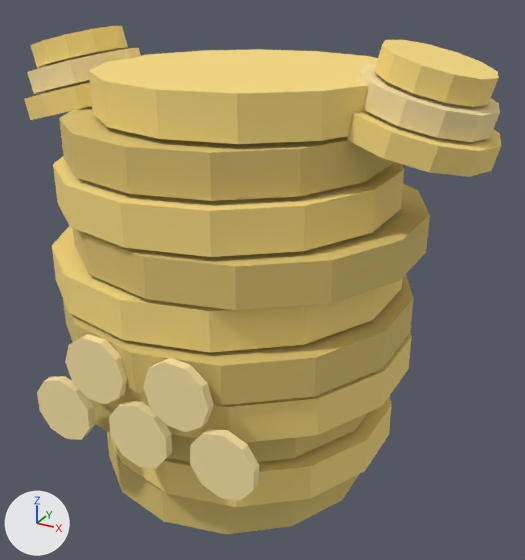
The glTF model assets/enemies/coin_golem.glb as it was, and as the next commit left it.
Rendered twice from a 50 mm camera at (0.661, -1.107, 0.558) aimed at (0.049, 0.006, 0.002). The axes (+X, +Y, +Z) are drawn at lower left. The lights are the same throughout. The older version comes first. Vertices at exactly the same position are counted once.

The scene before the commit, as lines of its bpy script (objects in view):
```python
me_pauldronl = bpy.data.meshes.new('PauldronL')
me_pauldronl.from_pydata(...)  # 72 vertices, 132 faces; spans x -0.136..0.126, y -0.13..0.13, z -0.032..0.148
# faces by material slot: [88, 44]
me_pauldronl.materials.append(mat_gold)  # yellow #f9dd81
me_pauldronl.materials.append(mat_gold_light)  # beige #fae4a5
me_pauldronr = bpy.data.meshes.new('PauldronR')
me_pauldronr.from_pydata(...)  # 72 vertices, 132 faces; spans x -0.126..0.136, y -0.13..0.13, z -0.032..0.148
# faces by material slot: [88, 44]
me_pauldronr.materials.append(mat_gold)  # yellow #f9dd81
me_pauldronr.materials.append(mat_gold_light)  # beige #fae4a5
me_torso = bpy.data.meshes.new('Torso')
me_torso.from_pydata(...)  # 380 vertices, 700 faces; spans x -0.343..0.337, y -0.345..0.335, z -0.38..0.392
# faces by material slot: [260, 260, 180]
me_torso.materials.append(mat_gold_dark)  # yellow #dcc271
me_torso.materials.append(mat_gold)  # yellow #f9dd81
me_torso.materials.append(mat_gold_light)  # beige #fae4a5
ob_pauldronl = bpy.data.objects.new('PauldronL', me_pauldronl)
ob_pauldronl.location = (-0.32, 0.0, 0.3)
ob_pauldronr = bpy.data.objects.new('PauldronR', me_pauldronr)
ob_pauldronr.location = (0.32, 0.0, 0.3)
ob_torso = bpy.data.objects.new('Torso', me_torso)
ob_torso.location = (0.0, 0.0, 0.0)
```
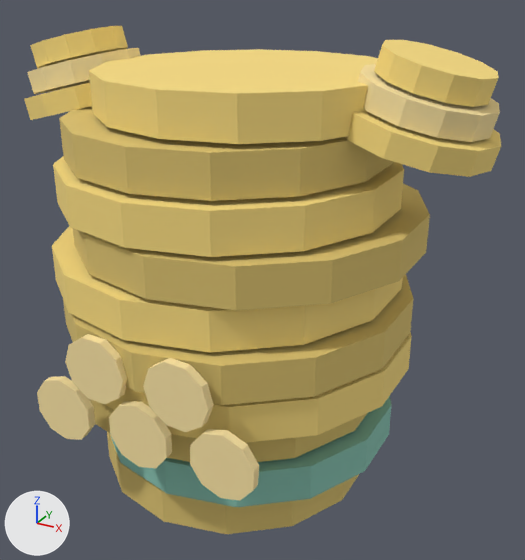
Boxes [x1, y1, x2, y2] around the edits, measured in the pictures (525 x 560 px):
part 1 of me_torso, recoloured (yellow to green)
    both: [111, 396, 391, 507]

The change, as a diff of the scene's bpy script:
```diff
--- a/assets/enemies/coin_golem.glb.py
+++ b/assets/enemies/coin_golem.glb.py
@@ mat_verdigris_0_250_0_550_0_450 @@
+mat_verdigris_0_250_0_550_0_450 = principled_material('verdigris@0.250,0.550,0.450')
+mat_verdigris_0_250_0_550_0_450.base_color = (0.25, 0.55, 0.45)  # green #89c4b3
+mat_verdigris_0_250_0_550_0_450.roughness = 1.0
@@ me_torso @@
 me_torso.from_pydata(...)  # 380 vertices, 700 faces; spans x -0.343..0.337, y -0.345..0.335, z -0.38..0.392
 # used by ob_torso; location = (0.0, 0.0, 0.0)
+# me_torso part 1: all 52 faces centred in x -0.265..0.302, y -0.28..0.282, z -0.302..-0.232 switch from mat_gold (yellow #f9dd81) to mat_verdigris_0_250_0_550_0_450 (green #89c4b3)
 me_torso.materials.append(mat_gold_dark)
```
